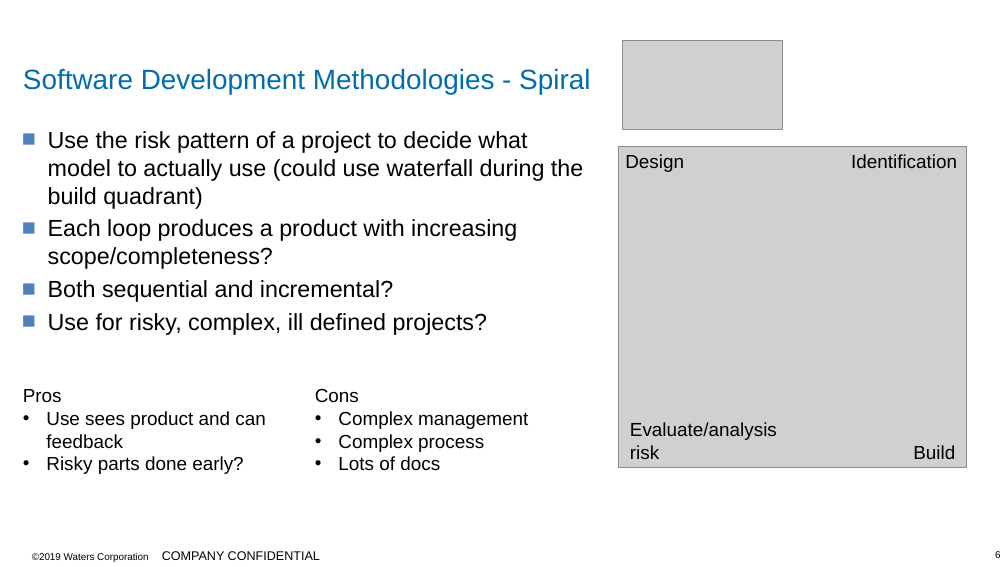
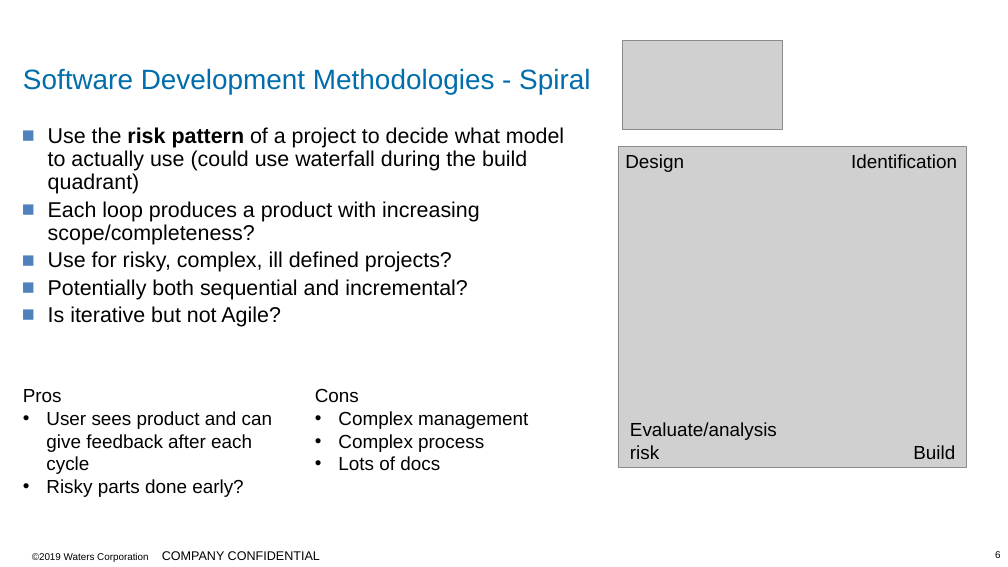
Before and after one commit to MCR-Digital/apprentice-boot-camp-methodologies, a slide deck: slide 6 of docs/Apprentice Bootcamp - Methodologies Part2.pptx. Drawn at 1008x567 pixels with LibreOffice and Linux fonts; fonts in the diff are those of the drawing; grey boxes stand for pictures; background and template pictures are left out. Boxes give left, top, right and bottom in pixels: in the first picture for what was removed or moved away, otherwise in the second. Text is boxed around its words. In the diff, an @@ line names an element or a change of style, - is before the commit and + after.

```diff
--- a/docs/Apprentice Bootcamp - Methodologies Part2.pptx
+++ b/docs/Apprentice Bootcamp - Methodologies Part2.pptx
@@ text at (x1=48, y1=127, x2=564, y2=272): size 22.2 to 20.4 pt in "Use the risk pattern of a project ...", "Each loop produces a product with increasing ...", "Use for risky, complex, ill defined projects?"; bold on in "risk pattern"; line spacing 1 to 0.9 @@
@@ text at (x1=48, y1=280, x2=393, y2=302): paragraph removed @@
-■ Both sequential and incremental?
@@ text at (x1=48, y1=279, x2=468, y2=327): paragraphs added @@
+■ Potentially both sequential and incremental?
+■ Is iterative but not Agile?
@@ text at (x1=46, y1=411, x2=272, y2=474): text changed @@
-• Use sees product and can feedback
+• User sees product and can give feedback after each cycle
```
Also in this commit, not shown: 8 other slides changed, 6 other files.
